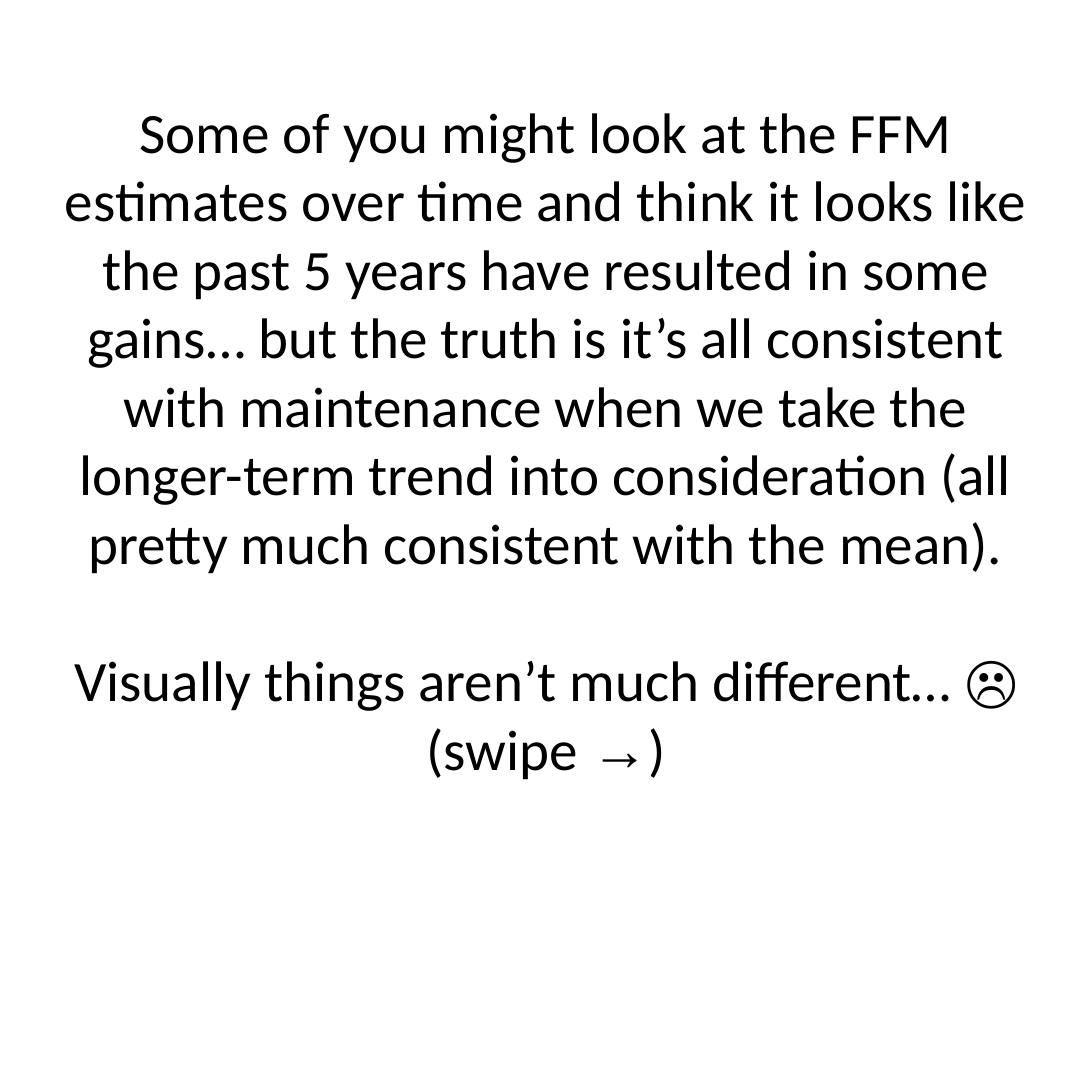
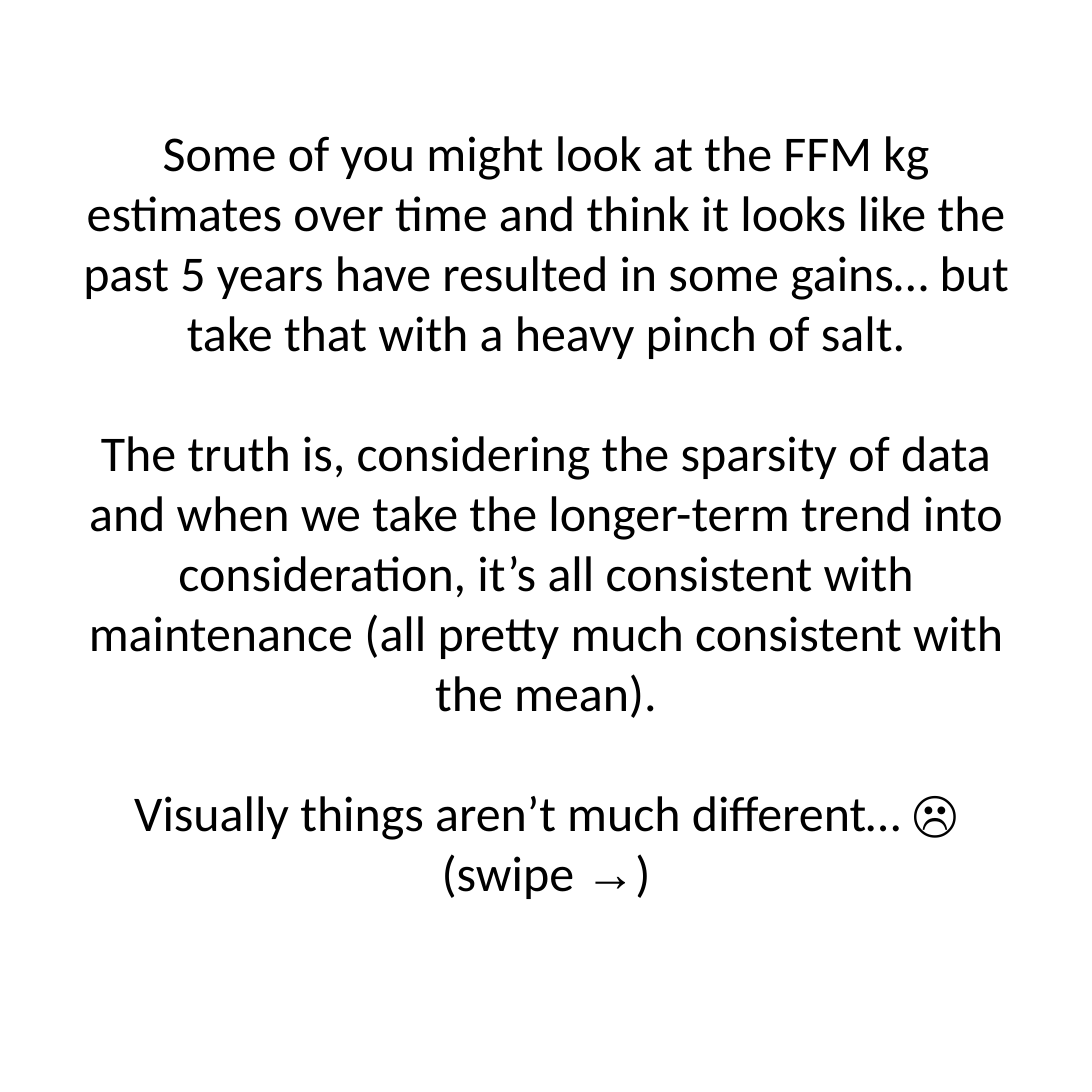
Before and after one commit to jamessteeleii/blackpill_progress, a slide deck: slide 14 of images/carousel.pptx. Drawn at 1092x1092 pixels with LibreOffice and Linux fonts; fonts in the diff are those of the drawing. Boxes give left, top, right and bottom in pixels: in the first picture for what was removed or moved away, otherwise in the second. Text is boxed around its words. In the diff, an @@ line names an element or a change of style, - is before the commit and + after.

```diff
--- a/images/carousel.pptx
+++ b/images/carousel.pptx
@@ text "Some of you might look ..." moved from (x1=65, y1=113, x2=1026, y2=780) to (x1=83, y1=136, x2=1009, y2=899) @@
@@ text at (x1=83, y1=136, x2=1009, y2=718): text changed; size 32 to 28 pt @@
-Some of you might look at the FFM estimates over time and think it looks like the past 5 years have resulted in some gains… but the truth is it’s all consistent with maintenance when we take the longer-term trend into consideration (all pretty much consistent with the mean).
+Some of you might look at the FFM kg estimates over time and think it looks like the past 5 years have resulted in some gains… but take that with a heavy pinch of salt.
+The truth is, considering the sparsity of data and when we take the longer-term trend into consideration, it’s all consistent with maintenance (all pretty much consistent with the mean).
@@ text at (x1=134, y1=796, x2=901, y2=899): size 32 to 28 pt in "Visually things aren’t much different… ☹", "(swipe →)" @@
```
Also in this commit, not shown: 10 other slides changed, 23 other files.
